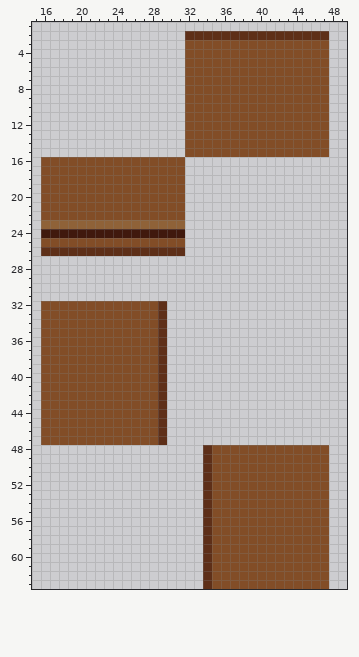
Edited in one commit: pixel-art sprite (Resources/Textures/Structures/Furniture/Tables/wood.rsi/state_1.png). Above, as it was before the edit.
The file is 64x64 pixels. Shown: x 15..49, y 1..63.
And afterwards:
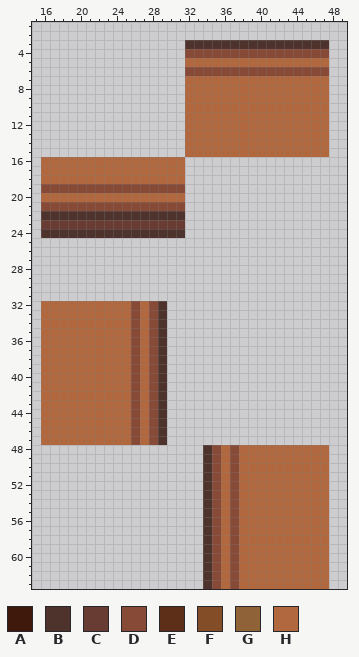
Palette (. is transparent): A #40190d  B #4e332d  C #683c33  D #864a37  E #5e2f18  F #824d27  G #8f6238  H #b1683e
From old to new:
Changed rows in their new state; - is an unchanged pixel.
first column x 16:
 2 ----------------................
 3 ----------------BBBBBBBBBBBBBBBB
 4 ----------------DDDDDDDDDDDDDDDD
 5 ----------------HHHHHHHHHHHHHHHH
 6 ----------------DDDDDDDDDDDDDDDD
 7 ----------------HHHHHHHHHHHHHHHH
 8 ----------------HHHHHHHHHHHHHHHH
 9 ----------------HHHHHHHHHHHHHHHH
10 ----------------HHHHHHHHHHHHHHHH
11 ----------------HHHHHHHHHHHHHHHH
12 ----------------HHHHHHHHHHHHHHHH
13 ----------------HHHHHHHHHHHHHHHH
14 ----------------HHHHHHHHHHHHHHHH
15 ----------------HHHHHHHHHHHHHHHH
16 HHHHHHHHHHHHHHHH----------------
17 HHHHHHHHHHHHHHHH----------------
18 HHHHHHHHHHHHHHHH----------------
19 DDDDDDDDDDDDDDDD----------------
20 HHHHHHHHHHHHHHHH----------------
21 DDDDDDDDDDDDDDDD----------------
22 BBBBBBBBBBBBBBBB----------------
23 CCCCCCCCCCCCCCCC----------------
24 BBBBBBBBBBBBBBBB----------------
25 ................----------------
26 ................----------------
first column x 16:
32 HHHHHHHHHHDHDB------------------
33 HHHHHHHHHHDHDB------------------
34 HHHHHHHHHHDHDB------------------
35 HHHHHHHHHHDHDB------------------
36 HHHHHHHHHHDHDB------------------
37 HHHHHHHHHHDHDB------------------
38 HHHHHHHHHHDHDB------------------
39 HHHHHHHHHHDHDB------------------
40 HHHHHHHHHHDHDB------------------
41 HHHHHHHHHHDHDB------------------
42 HHHHHHHHHHDHDB------------------
43 HHHHHHHHHHDHDB------------------
44 HHHHHHHHHHDHDB------------------
45 HHHHHHHHHHDHDB------------------
46 HHHHHHHHHHDHDB------------------
47 HHHHHHHHHHDHDB------------------
48 ------------------BDHDHHHHHHHHHH
49 ------------------BDHDHHHHHHHHHH
50 ------------------BDHDHHHHHHHHHH
51 ------------------BDHDHHHHHHHHHH
52 ------------------BDHDHHHHHHHHHH
53 ------------------BDHDHHHHHHHHHH
54 ------------------BDHDHHHHHHHHHH
55 ------------------BDHDHHHHHHHHHH
56 ------------------BDHDHHHHHHHHHH
57 ------------------BDHDHHHHHHHHHH
58 ------------------BDHDHHHHHHHHHH
59 ------------------BDHDHHHHHHHHHH
60 ------------------BDHDHHHHHHHHHH
61 ------------------BDHDHHHHHHHHHH
62 ------------------BDHDHHHHHHHHHH
63 ------------------BDHDHHHHHHHHHH
